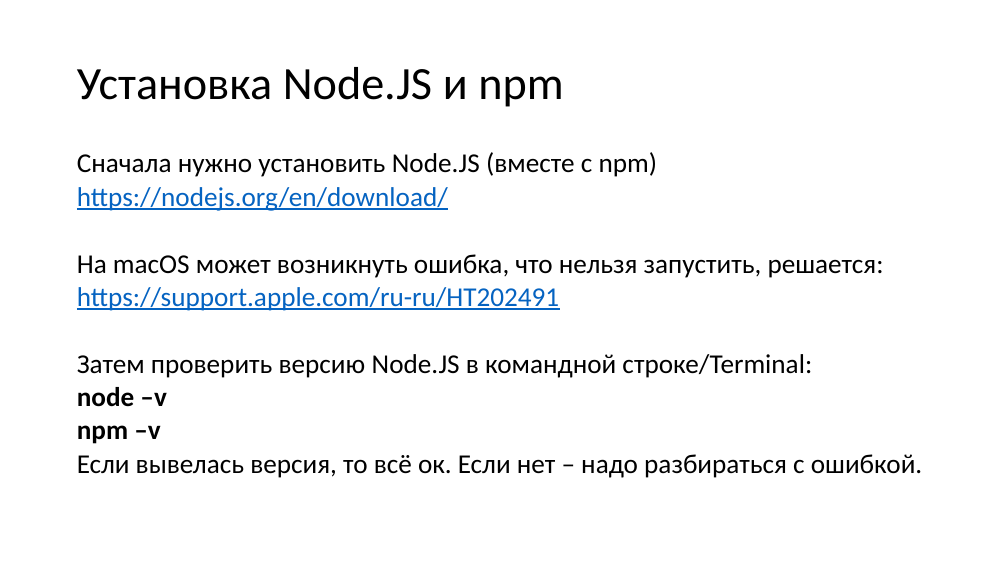
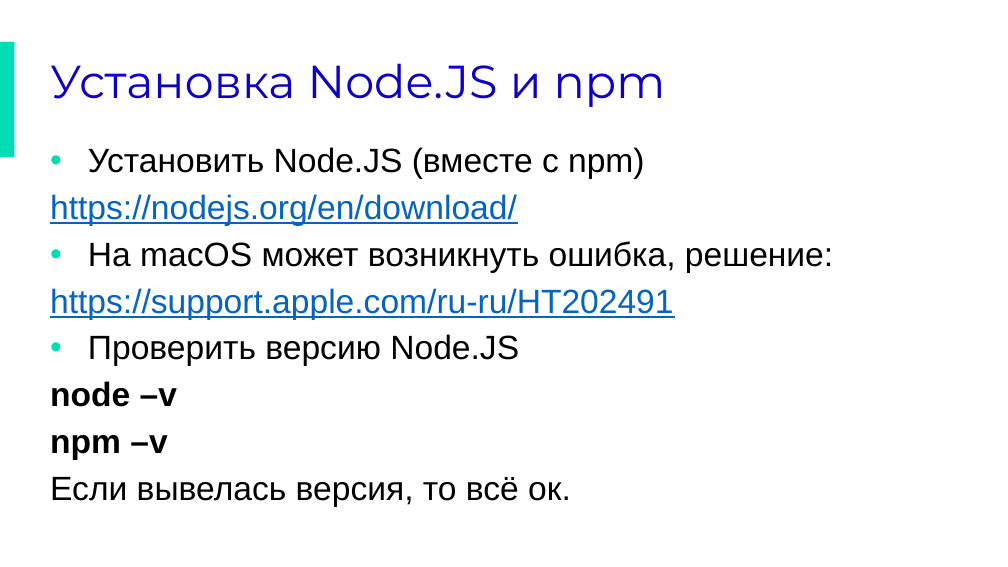
Before and after one commit to lavsexpert/synergy-react, a slide deck: slide 3 of React.pptx. Drawn at 1008x567 pixels with LibreOffice and Linux fonts; fonts in the diff are those of the drawing; background and template pictures are left out. Boxes give left, top, right and bottom in pixels: in the first picture for what was removed or moved away, otherwise in the second. Text is boxed around its words. In the diff, an @@ line names an element or a change of style, - is before the commit and + after.

```diff
--- a/React.pptx
+++ b/React.pptx
@@ rectangle added at [0,42,14,119], fill #00DDB5 @@
@@ rectangle added at [0,42,14,157], fill #00DDB5 @@
@@ title "Установка Node.JS и npm": place and size @@
-title "Установка Node.JS и npm" at [77,67,563,107]
+title "Установка Node.JS и npm" at [50,63,666,107]
@@ title "Установка Node.JS и npm" at [50,63,666,107]: font Calibri to Montserrat, text colour #000000 to #0E00C4; line spacing 0.9 to 0.8 @@
@@ text "Установить Node.JS (вместе с npm)": place and size @@
-text "Установить Node.JS (вместе с npm)" at [77,152,922,478]
+text "Установить Node.JS (вместе с npm)" at [50,147,833,507]
@@ text at [88,147,645,179]: text changed; size 25.9 to 32 pt; font Calibri to Arial @@
-Сначала нужно установить Node.JS (вместе с npm)
+• Установить Node.JS (вместе с npm)
@@ text at [50,194,673,460]: size 25.9 to 32 pt, font Calibri to Arial in "https://nodejs.org/en/download/", "https://support.apple.com/ru-ru/HT202491", "node –v", "npm –v"; line spacing 0.7 to 0.9 @@
@@ text at [88,241,833,273]: text changed; size 25.9 to 32 pt; font Calibri to Arial @@
-На macOS может возникнуть ошибка, что нельзя запустить, решается:
+• На macOS может возникнуть ошибка, решение:
@@ text at [88,334,519,366]: text changed; size 25.9 to 32 pt; font Calibri to Arial @@
-Затем проверить версию Node.JS в командной строке/Terminal:
+• Проверить версию Node.JS
@@ rectangle added at [14,476,125,555], fill #FFFFFF, outline #FFFFFF 1 pt @@
@@ text at [50,477,571,507]: text changed; size 25.9 to 32 pt; font Calibri to Arial @@
-Если вывелась версия, то всё ок. Если нет – надо разбираться с ошибкой.
+Если вывелась версия, то всё ок.
```
Also in this commit, not shown: 5 other slides changed, 8 slides added, 1 slide removed, 1 other file.
